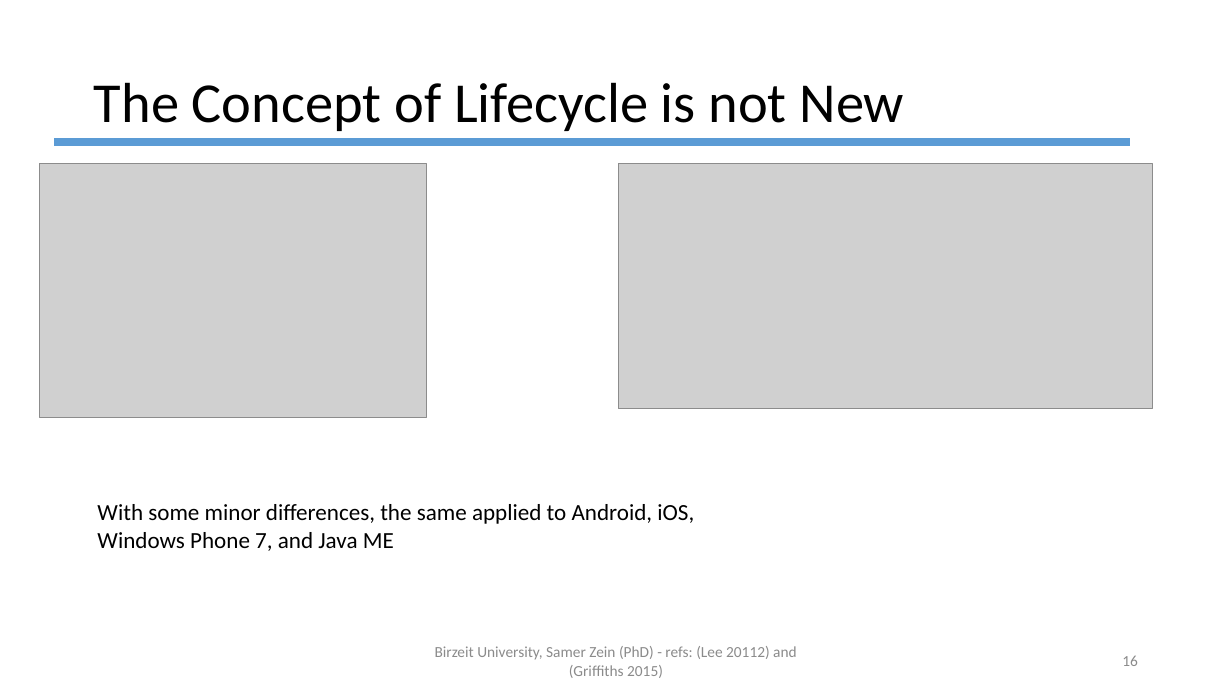
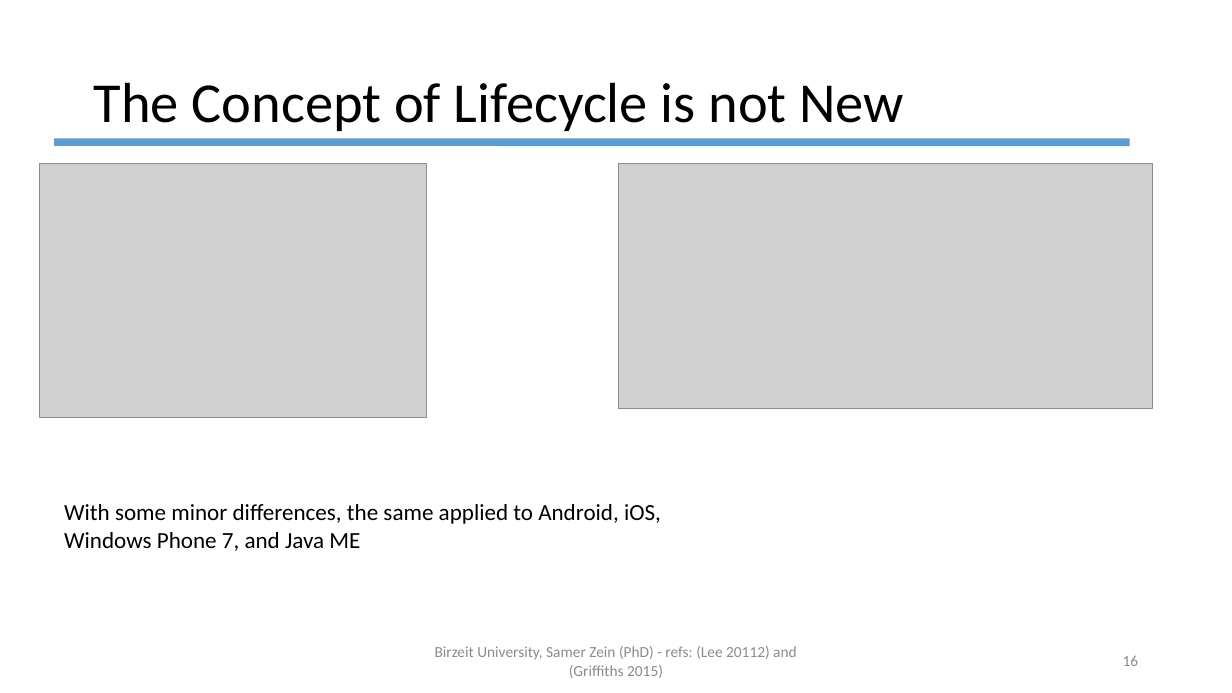
Before and after one commit to top1million/UnisemesterNine, a slide deck: slide 16 of mobile/lectures/Android+App+Dev+-+3.pptx. Drawn at 1232x693 pixels with LibreOffice and Linux fonts; fonts in the diff are those of the drawing; grey boxes stand for pictures. Boxes give left, top, right and bottom in pixels: in the first picture for what was removed or moved away, otherwise in the second. Text is boxed around its words. In the diff, an @@ line names an element or a change of style, - is before the commit and + after.

```diff
--- a/mobile/lectures/Android+App+Dev+-+3.pptx
+++ b/mobile/lectures/Android+App+Dev+-+3.pptx
@@ text "With some minor differences, the ...": place and size @@
-text "With some minor differences, the ..." at bbox=[97, 504, 694, 551]
+text "With some minor differences, the ..." at bbox=[64, 504, 661, 551]
@@ text "Birzeit University, Samer Zein (PhD) ..." at bbox=[435, 646, 797, 678]: text colour #8C8C8C to #8B8B8B @@
```
Also in this commit, not shown: 17 other slides changed, 3 other files.
